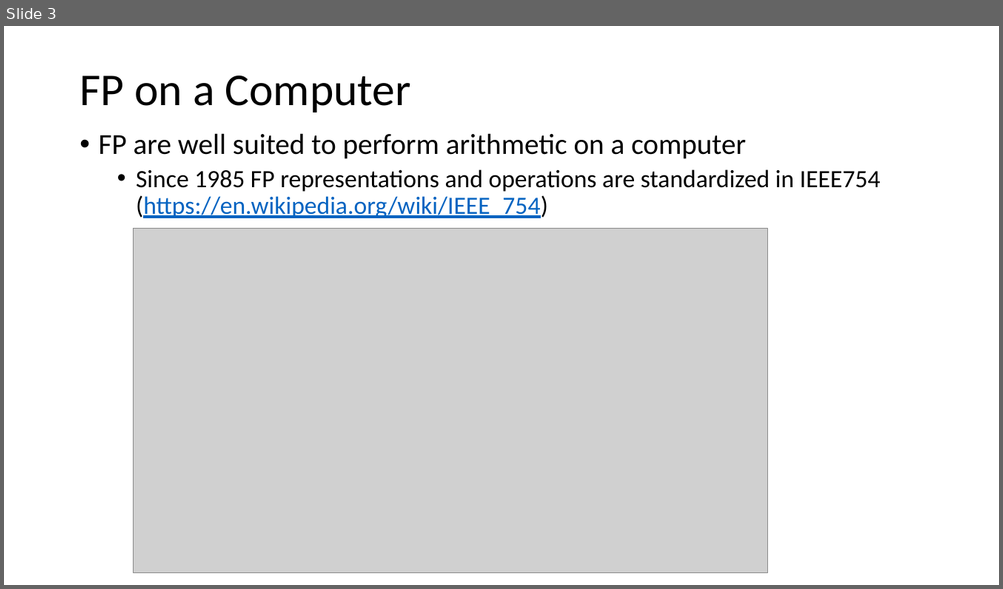
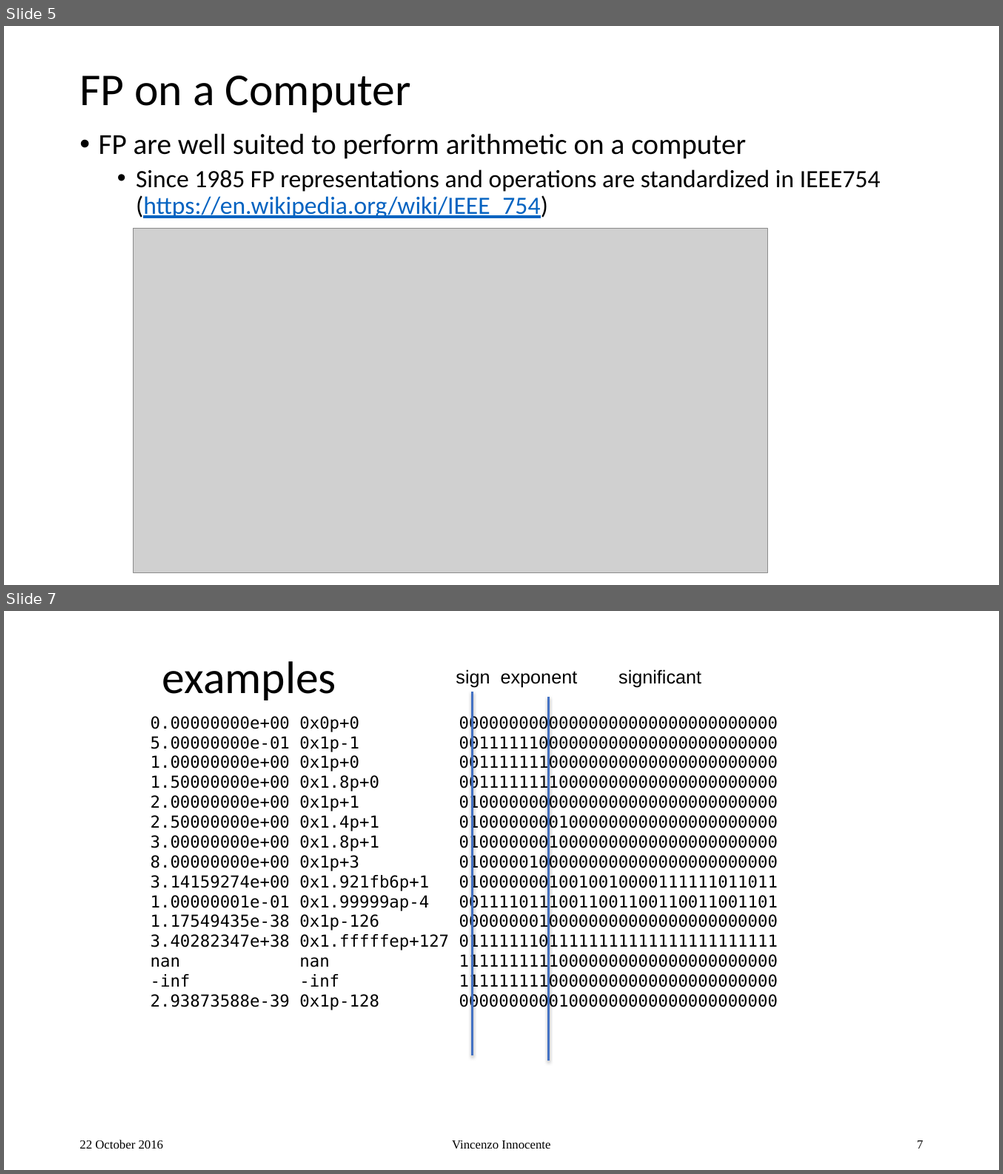
Before and after one commit to VinInn/FPCourse, a slide deck: Slides/FPforScientist.pptx. Shown one above the other, each under a label of ours: slide 3 before the commit, slides 5 and 7 after it; the slides between them are not shown. The pictures are 1003x589 and 1003x1174 pixels, drawn with LibreOffice and Linux fonts; fonts in the diff are those of the drawing; grey boxes stand for pictures. Boxes give left, top, right and bottom in pixels: in the first picture for what was removed or moved away, otherwise in the second. Text is boxed around its words. In the diff, an @@ line names an element or a change of style, - is before the commit and + after.

```diff
--- a/Slides/FPforScientist.pptx
+++ b/Slides/FPforScientist.pptx
@@ slide 7 added at [4, 611, 999, 1170], background #FFFFFF @@
@@ title added at [162, 661, 336, 701], 44 pt, text #000000 @@
+examples
@@ text added at [455, 669, 701, 688], 18 pt, text #000000 @@
+sign exponent significant
@@ line added from (472, 692) to (472, 1056), #4472C4 2 pt @@
@@ line added from (549, 697) to (549, 1061), #4472C4 2 pt @@
@@ text added at [151, 715, 777, 1011], 16 pt, text #000000 @@
+0.00000000e+00 0x0p+0 00000000000000000000000000000000
+5.00000000e-01 0x1p-1 00111111000000000000000000000000
+1.00000000e+00 0x1p+0 00111111100000000000000000000000
+1.50000000e+00 0x1.8p+0 00111111110000000000000000000000
+2.00000000e+00 0x1p+1 01000000000000000000000000000000
+2.50000000e+00 0x1.4p+1 01000000001000000000000000000000
+3.00000000e+00 0x1.8p+1 01000000010000000000000000000000
+8.00000000e+00 0x1p+3 01000001000000000000000000000000
+3.14159274e+00 0x1.921fb6p+1 01000000010010010000111111011011
+1.00000001e-01 0x1.99999ap-4 00111101110011001100110011001101
+1.17549435e-38 0x1p-126 00000000100000000000000000000000
+3.40282347e+38 0x1.fffffep+127 01111111011111111111111111111111
+nan nan 11111111110000000000000000000000
+-inf -inf 11111111100000000000000000000000
+2.93873588e-39 0x1p-128 00000000001000000000000000000000
@@ text added at [79, 1140, 164, 1149], 12 pt, text #000000 @@
+22 October 2016
@@ text added at [452, 1141, 550, 1149], 12 pt, text #000000 @@
+Vincenzo Innocente
@@ page number added at [916, 1141, 922, 1149], 12 pt, text #000000 @@
+7
@@ what was slide 3 is now slide 5 @@
```
Also in this commit, not shown: 1 slide changed, 5 other slides added.
